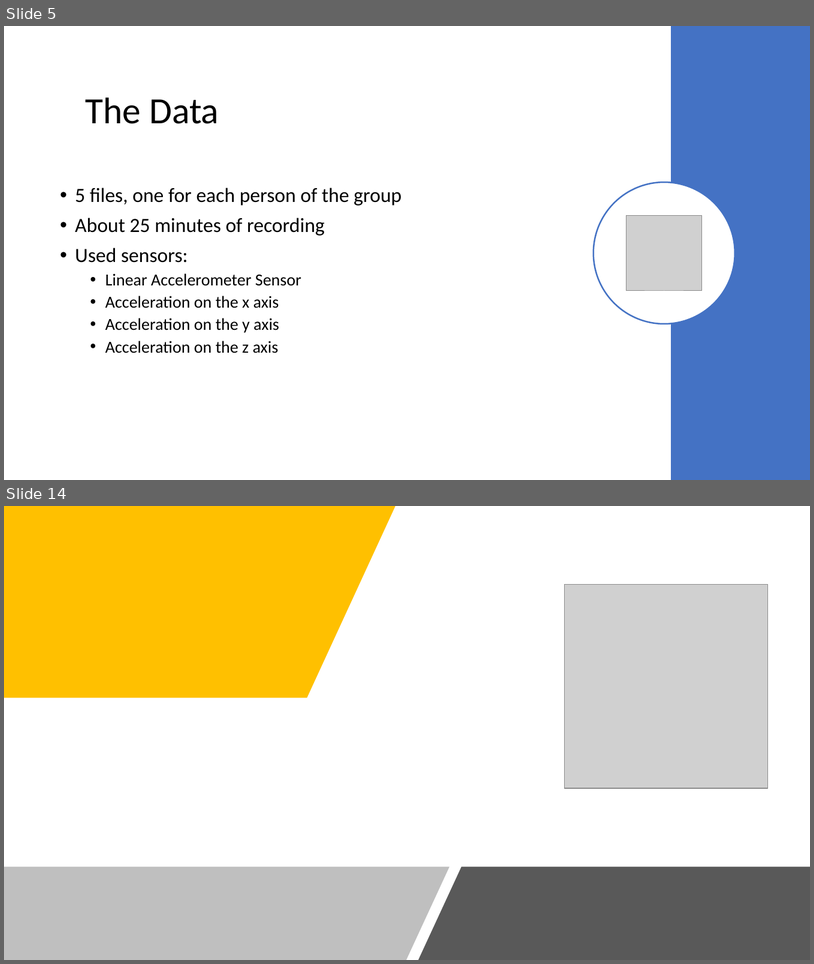
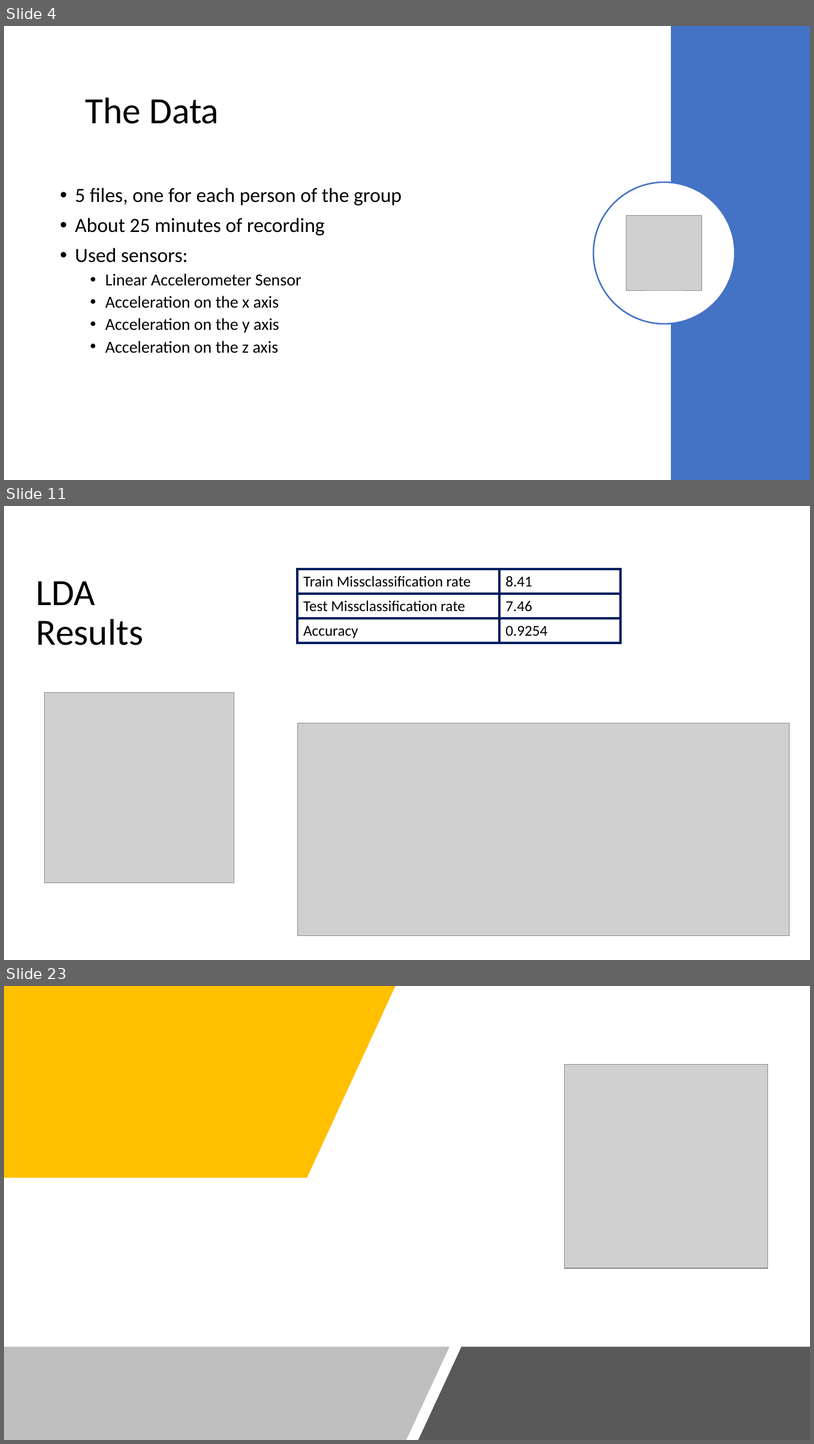
Before and after one commit to cerniello/WalkingPatternClassification_SL, a slide deck: Presentation Group 13.pptx. Shown one above the other, each under a label of ours: slides 5 and 14 before the commit, slides 4, 11 and 23 after it; the slides between them are not shown. The pictures are 814x964 and 814x1444 pixels, drawn with LibreOffice and Linux fonts; fonts in the diff are those of the drawing; grey boxes stand for pictures. Boxes give left, top, right and bottom in pixels: in the first picture for what was removed or moved away, otherwise in the second. Text is boxed around its words. In the diff, an @@ line names an element or a change of style, - is before the commit and + after.

```diff
--- a/Presentation Group 13.pptx
+++ b/Presentation Group 13.pptx
@@ slide 11 added at (x1=4, y1=506, x2=810, y2=960), background #FFFFFF @@
@@ table added at (x1=297, y1=569, x2=621, y2=643), 3 rows, 2 columns @@
+Train Missclassification rate | 8.41
+Test Missclassification rate | 7.46
+Accuracy | 0.9254
@@ title added at (x1=36, y1=581, x2=143, y2=645), 44 pt, text #000000 @@
+LDA
+Results
@@ picture added at (x1=45, y1=693, x2=234, y2=882) @@
@@ picture added at (x1=297, y1=723, x2=790, y2=936) @@
@@ what was slide 5 is now slide 4 @@
@@ what was slide 14 is now slide 23 @@
```
Also in this commit, not shown: 1 slide changed, 16 other slides added, 8 slides removed.
